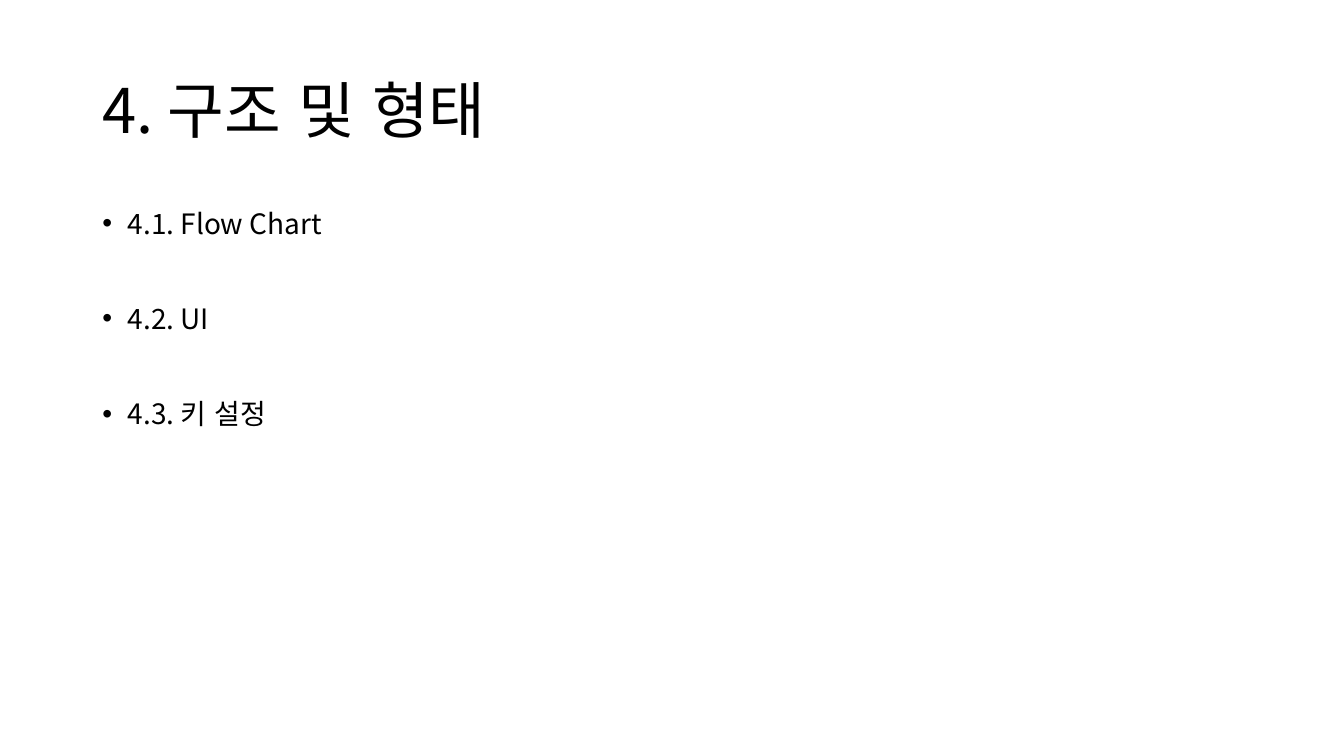
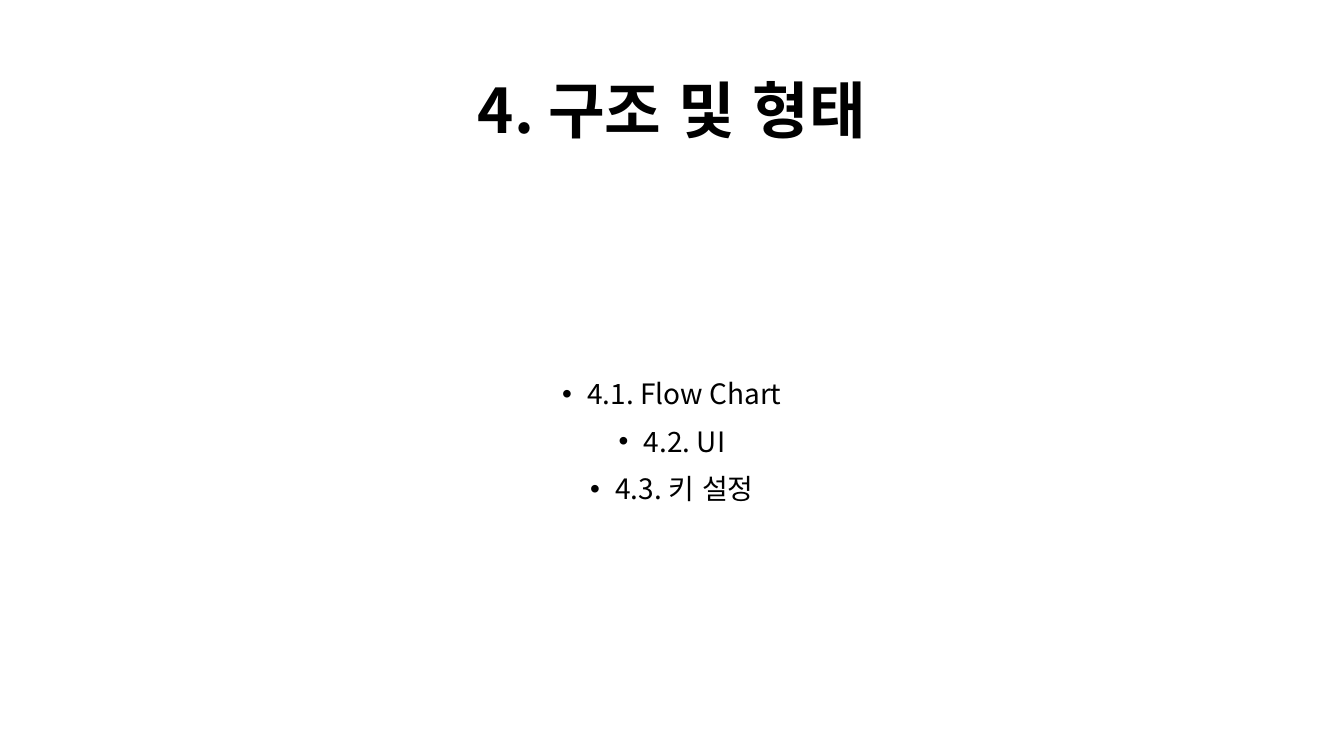
Before and after one commit to CrograNM/Project_Entropy, a slide deck: slide 9 of _문서/_Project Entropy 기획문서.pptx. Drawn at 1344x756 pixels with LibreOffice and Linux fonts; fonts in the diff are those of the drawing. Boxes give left, top, right and bottom in pixels: in the first picture for what was removed or moved away, otherwise in the second. Text is boxed around its words. In the diff, an @@ line names an element or a change of style, - is before the commit and + after.

```diff
--- a/_문서/_Project Entropy 기획문서.pptx
+++ b/_문서/_Project Entropy 기획문서.pptx
@@ title "4. 구조 및 형태" at (478, 81, 866, 139): bold on; alignment left to centre @@
@@ text "4.1. Flow Chart" at (587, 381, 781, 502): alignment left to centre; vertical alignment top to middle @@
```
Also in this commit, not shown: 4 other slides changed, 1 slide added.
